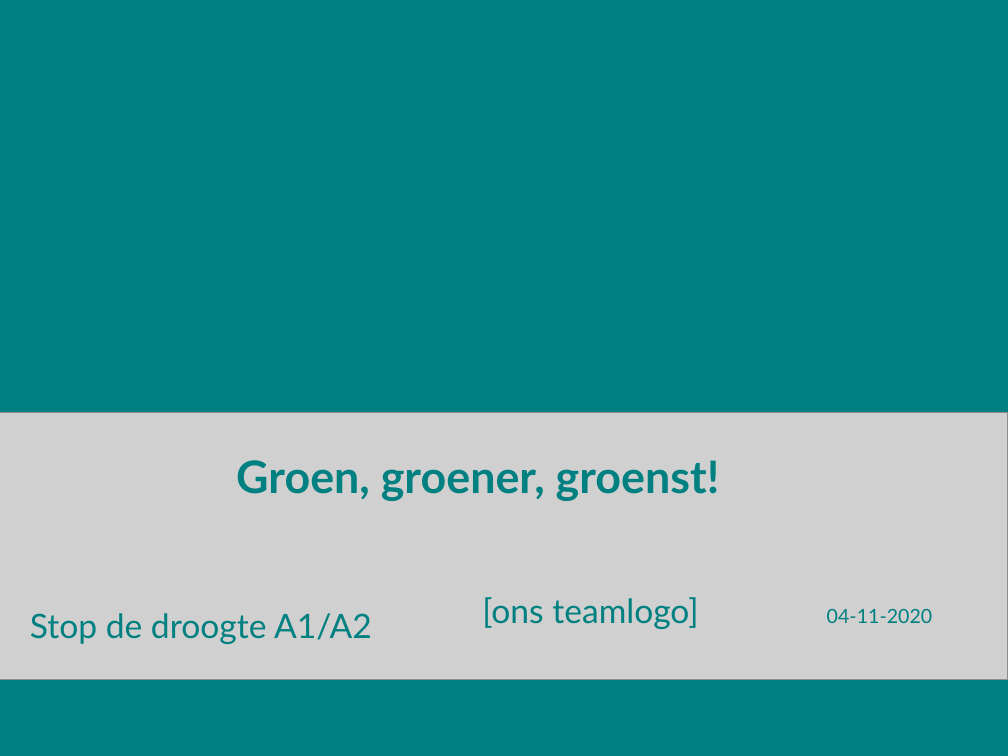
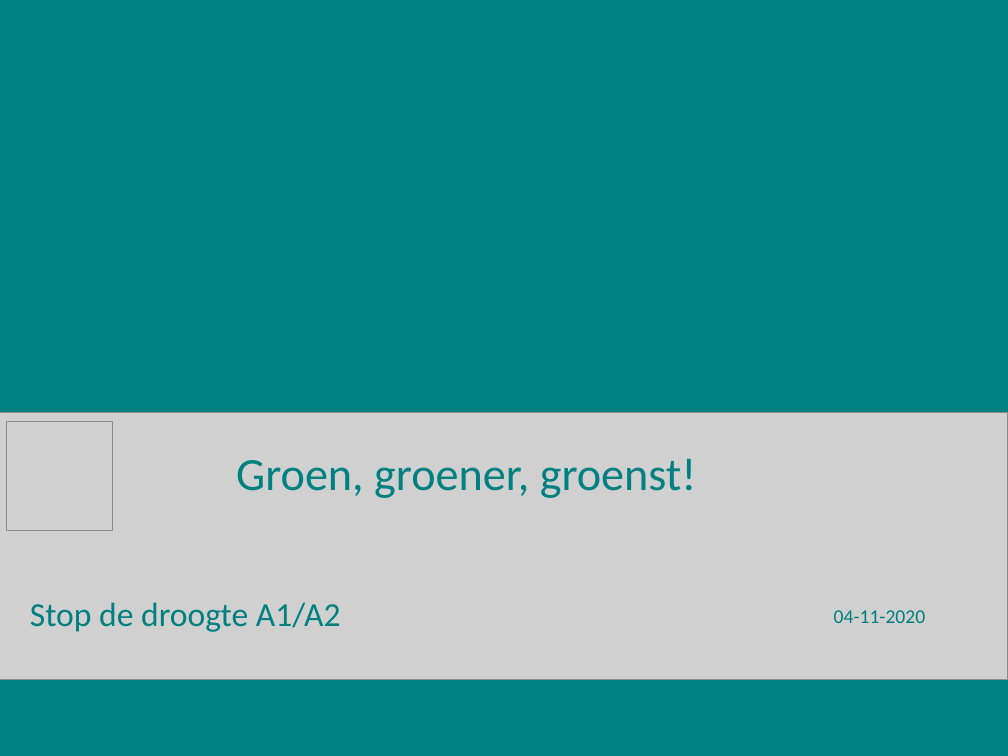
Before and after one commit to esquire900/hackaton-2020, a slide deck: slide 1 of presentatie.pptx. Drawn at 1008x756 pixels with LibreOffice and Linux fonts; fonts in the diff are those of the drawing; grey boxes stand for pictures; background and template pictures are left out. Boxes give left, top, right and bottom in pixels: in the first picture for what was removed or moved away, otherwise in the second. Text is boxed around its words. In the diff, an @@ line names an element or a change of style, - is before the commit and + after.

```diff
--- a/presentatie.pptx
+++ b/presentatie.pptx
@@ title "Groen, groener, groenst!" at [236, 459, 697, 498]: size 32 to 33 pt, font Lato to Calibri, bold off; line spacing 1 to 0.9 @@
@@ picture added at [7, 421, 113, 530] @@
@@ subtitle "Stop de droogte A1/A2" at [30, 602, 341, 632]: font Lato to Calibri; line spacing 1.5 to 0.9; more space between paragraphs @@
@@ text "04-11-2020" at [834, 610, 926, 623]: font Lato to Calibri @@
@@ text removed at [482, 597, 698, 629] @@
-[ons teamlogo]
```
Also in this commit, not shown: 12 other slides changed, 1 slide added, 2 slides removed, 2 other files.
